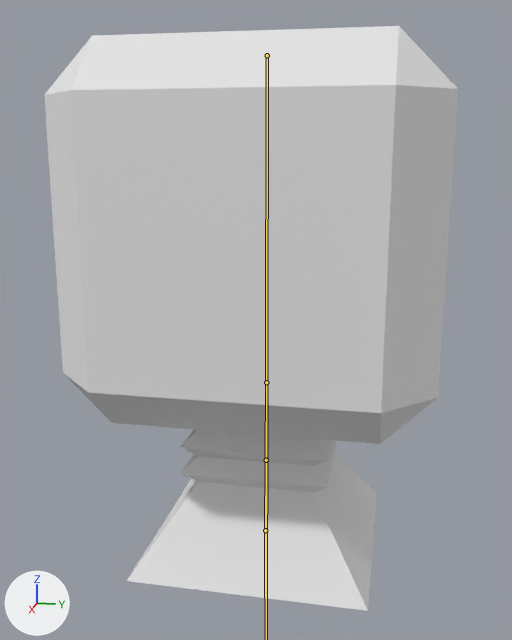
Two versions of the FBX model Art/spawning point/spawning point.fbx, one commit apart.
One viewpoint serves both versions: a 50 mm camera at (8.34, 1.54, 4.97) aimed at (0.05, -0.12, 2.89). The axes (+X, +Y, +Z) are drawn at lower left. The lights are the same throughout. The bones that bend it are drawn over the model as lines.
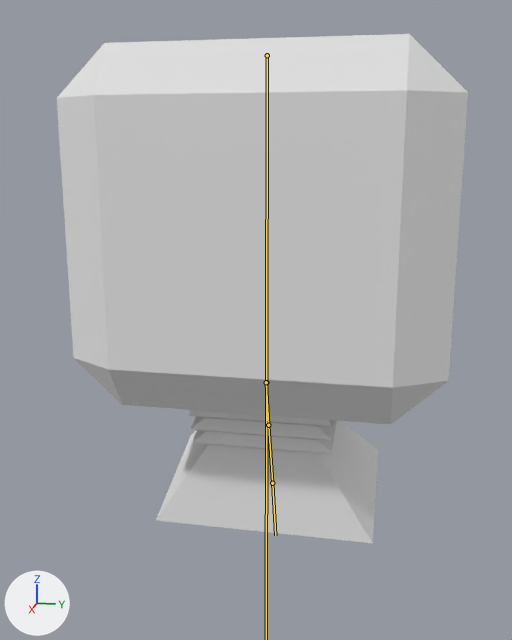
The newer file adds an action. The first version stands in its rest pose; the second is drawn at frame 11 of the action 'Armature|Dead'.

The change in detail:
Bone 'Bone' (bone_bone) is rescaled from (1.0, 1.0, 1.0) to (0.64, 1.0, 1.07).
Bone 'Bone.001' (bone_bone_001) turns from (0, 0, 0) to (0, 0, 17) degrees about its own x, y and z.
Bone 'Bone.001' (bone_bone_001) is rescaled from (1.0, 1.0, 1.0) to (0.64, 0.64, 1.0).
Bone 'Bone.003' (bone_bone_003) is rescaled from (1.0, 1.0, 1.0) to (0.97, 1.57, 1.0).

Boxes (x1, y1, x2, y2) around the edits, measured in the pictures (512 x 640 px):
'Cube', posed (13% shorter)
    before: (44, 26, 458, 611)
    after: (57, 34, 468, 543)
bone 'Bone.001', root to tip
    before: (266, 382) to (266, 460)
    after: (266, 382) to (268, 425)
bone 'Bone.003', root to tip
    before: (266, 460) to (265, 530)
    after: (268, 425) to (272, 483)
